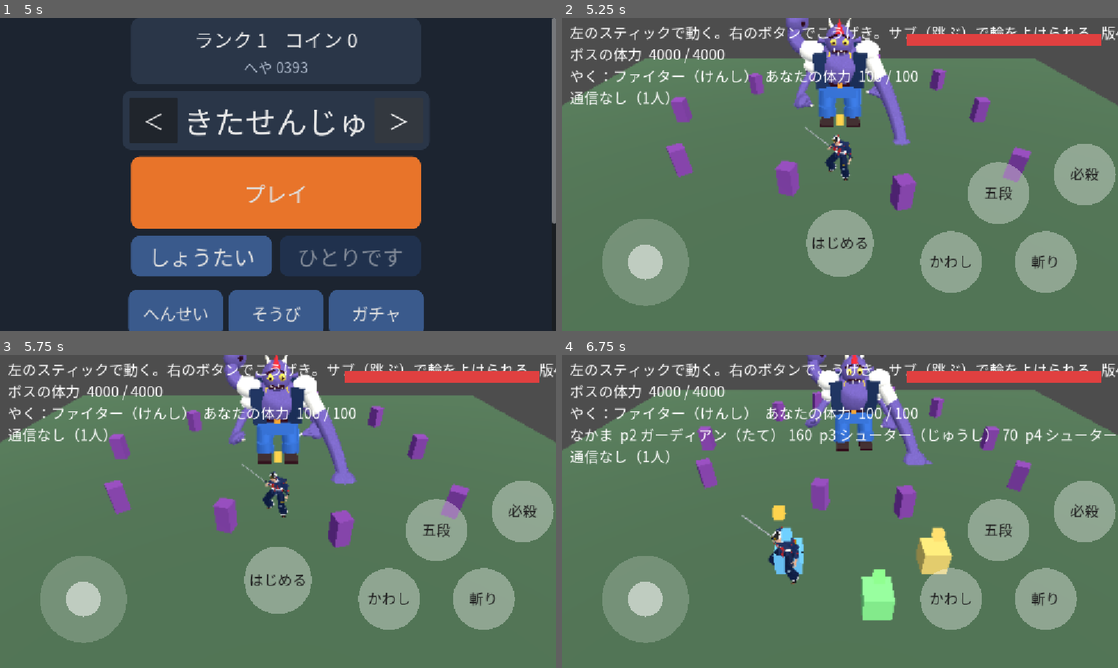
Above: before the commit, frames 1-4 (two rows, left to right).
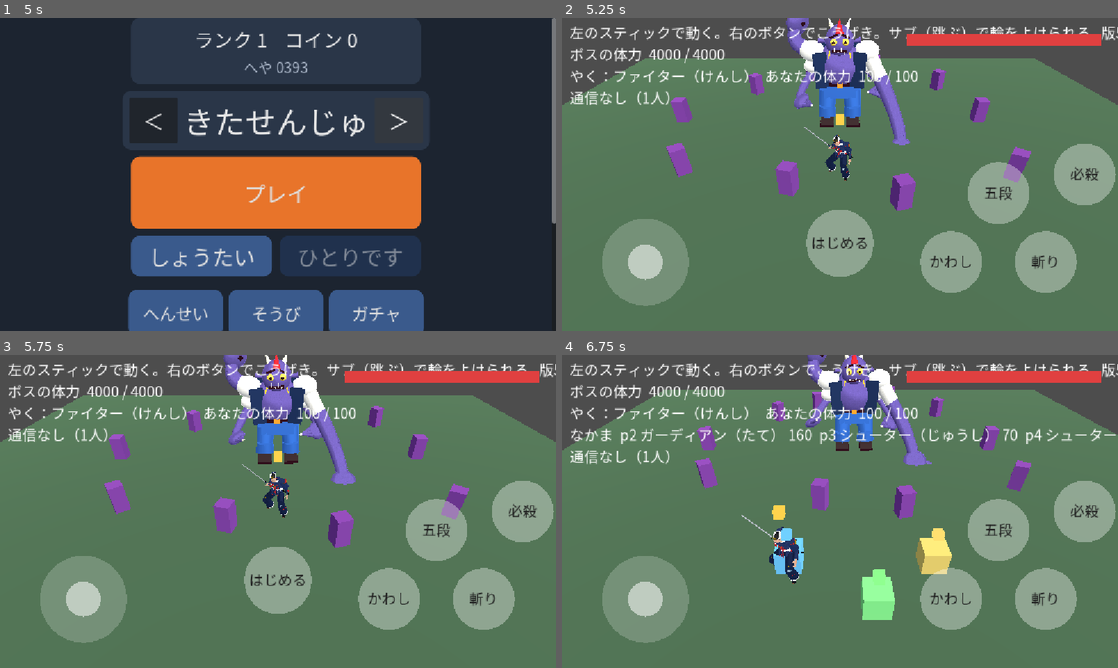
Above: after the commit, the same moments.

Repository: koyoy1016-gif/bigbusters-godot
Game: Godot game, scene res://scenes/game_flow.tscn
Two runs of this game, one before a commit and one after it. Both use one fixed random seed, a clock stepped at 60 frames per second and the inputs below. This scene is started directly instead of the project's main scene.
Inputs (mouse positions are in pixels of both pictures, inside the frame that each line leads up to):
- Up to frame 1 (5 s): tap Enter at 0.5 s; move the mouse to (400, 158) at 0.52 s; tap 1 at 0.6 s; click (400, 158) at 0.67 s; tap Space at 1.25 s; drag from (166, 190) to (250, 237) at 1.27 s; click "＜" at 2 s; click "＜" at 2.75 s; click "＞" at 3.5 s; click "＞" at 4.25 s
- Up to frame 2 (5.25 s): click "プレイ" at 5 s
- Up to frame 3 (5.75 s): no input
- Up to frame 4 (6.75 s): move the mouse to (895, 442) at 5.77 s; tap 1 at 5.85 s; click (895, 442) at 5.92 s; drag from (812, 574) to (673, 464) at 6.52 s

Frame 1 is identical in both runs. In frame 2, 1.1% of the frame differs, in the area x 0-100%, y 0-62%; in frame 3, 1.1%; in frame 4, 1.3%, in the area x 0-100%, y 0-85%.

Commit message:
重さの対策その2：3Dを描く画素数を端末に合わせ、FPSの上限30をやめる（版51）
- iPhone は画面の画素が約360万あり、3Dをそのまま描いていた。画質ごとに3Dの画素数の目安を決め（低 約45万・高 約90万）、
  細かさを自動で決める（Quality.scale_for）。文字やボタンはくっきりのまま。画面の大きさが変わったら計算し直す
- FPSの上限30をやめた（ブラウザでは間隔がそろわず、かくかくして見えるため）
- 影の画像を小さく（高 2048、低 1024）
- URL に ?perf=1 を付けると、FPS・いちばん長い1コマ・描画の回数・3Dの大きさを画面に出す（scripts/core/perf_overlay.gd）
- 画面の版の表示を 51 に

Co-Authored-By: Claude Opus 5.5 <noreply@anthropic.com>
Claude-Session: https://claude.ai/code/session_01YV5NWuJgz41apEMhFa8rLs

Diff:
--- a/data/prototype_stick.json
+++ b/data/prototype_stick.json
@@ -163,7 +163,7 @@
   ],
   "charge_color": "#ff9a20",
   "build_label": "版",
-  "build_id": "49",
+  "build_id": "51",
   "camera_follow": 0.5,
   "camera_follow_per_sec": 6.0,
   "marker_size": 0.35,
--- a/data/quality.json
+++ b/data/quality.json
@@ -9,28 +9,34 @@
    "label": "ひくい",
    "msaa": 0,
    "shadow": false,
-   "max_fps": 30,
-   "scale_3d": 0.8,
+   "max_fps": 0,
+   "scale_3d": 1.0,
    "outline": false,
    "shadow_splits": 1,
-   "shadow_distance": 45.0
+   "shadow_distance": 45.0,
+   "min_scale_3d": 0.35,
+   "target_3d_pixels": 450000,
+   "shadow_size": 1024
   },
   "high": {
    "label": "たかい",
    "msaa": 2,
    "shadow": true,
-   "max_fps": 60,
+   "max_fps": 0,
    "scale_3d": 1.0,
    "outline": true,
    "shadow_splits": 1,
-   "shadow_distance": 45.0
+   "shadow_distance": 45.0,
+   "min_scale_3d": 0.45,
+   "target_3d_pixels": 900000,
+   "shadow_size": 2048
   }
  },
- "_memo": "画質のプリセット。shadow_splits：影を何段に分けて描くか（1が一番軽い）。shadow_distance：影を出す距離（メートル。戦いの場が入る広さ）",
+ "_memo": "画質のプリセット。target_3d_pixels：3Dを描く画素数の目安（スマホは画面の画素がとても多いので、3Dだけ小さく描いて広げる。文字やボタンはくっきりのまま）。scale_3d：3Dの細かさの上限（1.0＝画面と同じ）。min_scale_3d：下限。max_fps：0＝画面の更新に合わせる（30などに制限すると、ブラウザでは間隔がそろわず、かくかくして見える）。shadow_size：影の画像の大きさ。shadow_splits：影を何段に分けて描くか（1が一番軽い）。shadow_distance：影を出す距離（メートル）",
  "draw_budget": {
   "_memo": "1体を描く回数（面の数）の上限。増えすぎるとスマホで重くなる。tests/test_mesh_merge.gd が確かめる",
   "boss": 24,
-  "boss_awake": 45,
+  "boss_awake": 50,
   "hero": 14
  }
 }
--- /dev/null
+++ b/scripts/core/perf_overlay.gd
@@ -0,0 +1,43 @@
+extends CanvasLayer
+## 重さを画面に出す（実機で測るため）。URL に ?perf=1 を付けたときだけ出す（game_flow.gd が付ける）。
+## 1秒ごとに：平均FPS、いちばん長かった1コマ（ミリ秒。引っかかりが分かる）、描画の回数、3Dを描いている画素の大きさ、画質。
+
+var label: Label
+var frames := 0
+var elapsed := 0.0
+var worst := 0.0
+var quality_name := ""
+var last_text := ""
+
+
+static func build_text(fps: float, worst_ms: float, draws: int, res: Vector2i, quality: String) -> String:
+	return "FPS %d  さいだい %d ms\nびょうが %d かい  3D %dx%d  %s" % [roundi(fps), roundi(worst_ms), draws, res.x, res.y, quality]
+
+
+func _ready() -> void:
+	layer = 100
+	label = Label.new()
+	label.position = Vector2(8, 8)
+	label.add_theme_font_size_override("font_size", 22)
+	label.add_theme_color_override("font_color", Color(1, 1, 0.4))
+	label.add_theme_color_override("font_outline_color", Color(0, 0, 0))
+	label.add_theme_constant_override("outline_size", 6)
+	add_child(label)
+
+
+func _process(delta: float) -> void:
+	frames += 1
+	elapsed += delta
+	worst = maxf(worst, delta)
+	if elapsed < 1.0:
+		return
+	var vp := get_viewport()
+	var px := Vector2i.ZERO
+	if vp is Window:
+		px = Vector2i(Vector2((vp as Window).size) * vp.scaling_3d_scale)
+	var draws := int(Performance.get_monitor(Performance.RENDER_TOTAL_DRAW_CALLS_IN_FRAME))
+	last_text = build_text(frames / elapsed, worst * 1000.0, draws, px, quality_name)
+	label.text = last_text
+	frames = 0
+	elapsed = 0.0
+	worst = 0.0
--- a/scripts/core/quality.gd
+++ b/scripts/core/quality.gd
@@ -1,6 +1,6 @@
 extends RefCounted
 ## 画質の「低」「高」の切り替え（CLAUDE.md ルール9）。「低」は iPhone のブラウザを基準にする。
-## 数値は data/quality.json。効果（FPSの違い）は、実機で未測定。
+## 数値は data/quality.json。効果（FPSの違い）は、実機で未測定。画面の画素数に合わせて、3Dの細かさを決める（scale_for）。
 ## 影を出す光は、グループ "sun" に入れておく。
 
 const CONFIG_PATH := "res://data/quality.json"
@@ -34,10 +34,33 @@
 	return str(presets.get(resolve(name_text, cfg), {}).get("label", ""))
 
 
+## 3Dの細かさ（1.0＝画面と同じ）。画面の画素数 pixels が多いほど小さくして、3Dを描く画素数を target_3d_pixels 前後にそろえる。
+## iPhone の画面は約360万画素あり、そのまま描くと重い（文字やボタンは別に、くっきり描かれる）
+static func scale_for(pixels: float, p: Dictionary) -> float:
+	var top := float(p.get("scale_3d", 1.0))
+	var target := float(p.get("target_3d_pixels", 0.0))
+	if target <= 0.0 or pixels <= 0.0:
+		return top
+	return clampf(sqrt(target / pixels), float(p.get("min_scale_3d", 0.3)), top)
+
+
+## 描く先の画素数（ウィンドウなら本当の画素の数。スマホでは、画面の見た目の大きさより多い）
+static func pixels_of(viewport: Viewport) -> float:
+	if viewport is Window:
+		var w := (viewport as Window).size
+		return float(w.x * w.y)
+	if viewport is SubViewport:
+		var s := (viewport as SubViewport).size
+		return float(s.x * s.y)
+	return 0.0
+
+
 ## 画質を当てはめる。viewport：描画の設定（線のぎざぎざ・3Dの細かさ）、lights：影を出す光の一覧、戻り値は当てはめた設定
 static func apply(name_text: String, cfg: Dictionary, viewport: Viewport, lights: Array) -> Dictionary:
 	var key := resolve(name_text, cfg)
 	var p: Dictionary = cfg["presets"][key]
+	if p.has("shadow_size"):
+		RenderingServer.directional_shadow_atlas_set_size(int(p["shadow_size"]), true)
 	if viewport != null:
 		match int(p["msaa"]):
 			2:
@@ -46,7 +69,7 @@
 				viewport.msaa_3d = Viewport.MSAA_4X
 			_:
 				viewport.msaa_3d = Viewport.MSAA_DISABLED
-		viewport.scaling_3d_scale = float(p["scale_3d"])
+		viewport.scaling_3d_scale = scale_for(pixels_of(viewport), p)
 	for l in lights:
 		if l is Light3D:
 			l.shadow_enabled = bool(p["shadow"])
--- a/scripts/flow/game_flow.gd
+++ b/scripts/flow/game_flow.gd
@@ -16,6 +16,7 @@
 const CheckScreen := preload("res://scripts/experiments/firebase_check.gd")
 const SfxPlayer := preload("res://scripts/audio/sfx.gd")
 const BgmPlayer := preload("res://scripts/audio/bgm.gd")
+const PerfOverlay := preload("res://scripts/core/perf_overlay.gd")
 const FIREBASE_CONFIG_PATH := "res://data/firebase_config.json"
 const CONFIG_PATH := "res://data/game_flow.json"
 const BATTLE_SCENE := "res://scenes/prototype/stick_prototype.tscn"
@@ -36,6 +37,7 @@
 var best_text := ""
 var menu_sfx: Node = null  # ボタンのクリック音
 var bgm: Node = null  # メニューのBGM（戦いの最中は止める）
+var perf_overlay: CanvasLayer = null  # 重さの表示（URL に ?perf=1 のときだけ）
 
 var title_label: Label
 var lobby_info: Label
@@ -137,6 +139,11 @@
 		return
 	_apply_window_scale()
 	_apply_quality()
+	# 画面の大きさが変わったら（向き・ブラウザの大きさ）、3Dの細かさを計算し直す
+	if get_tree() != null and not get_tree().root.size_changed.is_connected(_apply_quality):
+		get_tree().root.size_changed.connect(_apply_quality)
+	if OS.has_feature("web") and str(js_eval.call("new URLSearchParams(window.location.search).get('perf') || ''")) != "":
+		show_perf()
 	goto(Logic.TITLE)
 
 
@@ -601,6 +608,15 @@
 	_refresh_lobby()
 
 
+## 重さの表示を出す（実機で測るとき）
+func show_perf() -> void:
+	if perf_overlay == null:
+		perf_overlay = PerfOverlay.new()
+		perf_overlay.name = "Perf"
+		add_child(perf_overlay)
+	perf_overlay.quality_name = quality_name
+
+
 func _apply_quality() -> void:
 	var lights: Array[Node] = []
 	if get_tree() != null:
@@ -608,6 +624,8 @@
 	var applied := Quality.apply(quality_name, quality_config, get_viewport(), lights)
 	if get_tree() != null:
 		StyleFx.set_outline(get_tree().root, bool(applied.get("outline", false)))
+	if perf_overlay != null:
+		perf_overlay.quality_name = quality_name
 
 
 func show_toast() -> void:
--- a/tests/test_quality.gd
+++ b/tests/test_quality.gd
@@ -25,7 +25,7 @@
 	check(Quality.label_of("low", cfg) == "ひくい" and Quality.label_of("high", cfg) == "たかい", "画面に出す名前")
 	var low: Dictionary = cfg["presets"]["low"]
 	var high: Dictionary = cfg["presets"]["high"]
-	check(not bool(low["shadow"]) and int(low["max_fps"]) <= int(high["max_fps"]) and float(low["scale_3d"]) <= float(high["scale_3d"]) and int(low["msaa"]) <= int(high["msaa"]), "「低」は、「高」より軽い設定")
+	check(not bool(low["shadow"]) and float(low["target_3d_pixels"]) < float(high["target_3d_pixels"]) and int(low["msaa"]) <= int(high["msaa"]), "「低」は、「高」より軽い設定")
 	var font := load("res://assets/fonts/NotoSansJP-Regular-subset.ttf") as Font
 	var ok := true
 	for k in cfg["presets"]:
@@ -38,12 +38,24 @@
 	root.add_child(vp)
 	var light := DirectionalLight3D.new()
 	root.add_child(light)
+	vp.size = Vector2i(1290, 2796)  # iPhone の画面くらいの画素数（約360万）
 	Quality.apply("high", cfg, vp, [light])
-	check(light.shadow_enabled and vp.msaa_3d == Viewport.MSAA_2X and is_equal_approx(vp.scaling_3d_scale, 1.0) and Engine.max_fps == 60, "「高」を当てはめると、影あり・MSAA 2倍・60fps")
+	var hi_px := 1290.0 * 2796.0 * vp.scaling_3d_scale * vp.scaling_3d_scale
+	check(light.shadow_enabled and vp.msaa_3d == Viewport.MSAA_2X and Engine.max_fps == 0, "「高」を当てはめると、影あり・MSAA 2倍・FPSの制限なし（画面の更新に合わせる）")
+	check(absf(hi_px - float(high["target_3d_pixels"])) / float(high["target_3d_pixels"]) < 0.05, "「高」：iPhoneの画面では、3Dを目安の画素数で描く：" + str(int(hi_px)))
 	Quality.apply("low", cfg, vp, [light])
-	check(not light.shadow_enabled and vp.msaa_3d == Viewport.MSAA_DISABLED and is_equal_approx(vp.scaling_3d_scale, 0.8) and Engine.max_fps == 30, "「低」を当てはめると、影なし・MSAAなし・30fps")
+	var lo_px := 1290.0 * 2796.0 * vp.scaling_3d_scale * vp.scaling_3d_scale
+	check(not light.shadow_enabled and vp.msaa_3d == Viewport.MSAA_DISABLED and Engine.max_fps == 0, "「低」を当てはめると、影なし・MSAAなし・FPSの制限なし")
+	check(lo_px < hi_px and absf(lo_px - float(low["target_3d_pixels"])) / float(low["target_3d_pixels"]) < 0.05, "「低」は「高」より少ない画素で描く：" + str(int(lo_px)))
+	vp.size = Vector2i(640, 360)
+	Quality.apply("high", cfg, vp, [light])
+	check(is_equal_approx(vp.scaling_3d_scale, float(high["scale_3d"])), "小さな画面では、細かさを上げすぎない（上限は scale_3d）")
+	check(is_equal_approx(Quality.scale_for(1.0e9, low), float(low["min_scale_3d"])), "とても大きな画面でも、下限より粗くしない")
+	var PerfOverlay := load("res://scripts/core/perf_overlay.gd")
+	var txt: String = PerfOverlay.build_text(58.6, 41.2, 80, Vector2i(540, 1170), "low")
+	check(txt.contains("FPS 59") and txt.contains("41 ms") and txt.contains("80") and txt.contains("540x1170"), "重さの表示（?perf=1）に、FPS・いちばん長い1コマ・描画の回数・3Dの大きさが出る：" + txt.replace("\n", " / "))
 	Quality.apply("zzz", cfg, null, [])
-	check(Engine.max_fps == 30, "壊れた名前は、既定（低）になる。描画の設定がなくても落ちない")
+	check(Engine.max_fps == 0, "壊れた名前は、既定（低）になる。描画の設定がなくても落ちない")
 	Engine.max_fps = 0
 	print("失敗: ", failures)
 	quit(1 if failures > 0 else 0)
Not shown, added: scripts/core/perf_overlay.gd.uid
